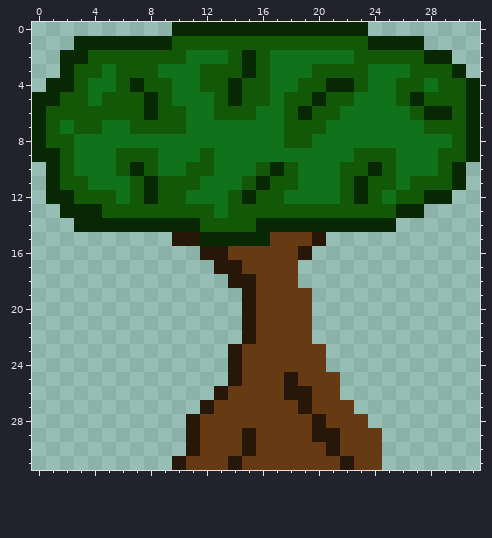
Pixel-art sprite, stored at client/res/gfx/tree/alive.png. The picture above is the old version.
The file is 32x32 pixels.
New version:
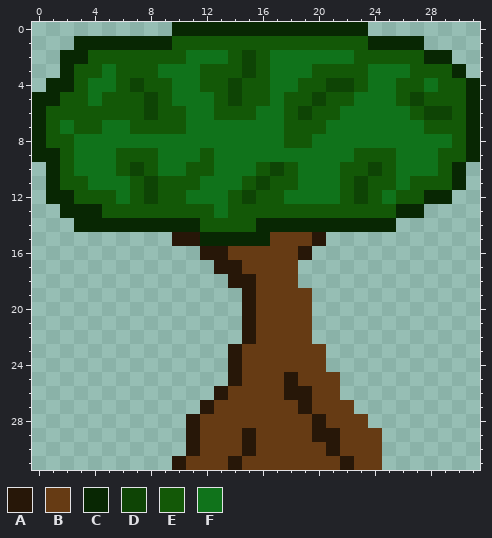
Palette (. is transparent): A #271708  B #663b14  C #082703  D #0e4405  E #135807  F #10731b
From old to new:
The author changed colour C to colour D in rows 2 to 3 at x 15; in row 4 at x 7, 14 and 21 to 22; in row 5 at x 8, 14, 20 and 27; in row 6 at x 8, 19 and 28 to 29; in row 10 at x 7, 17 and 24; in row 11 at x 8, 16 and 23.
The author changed colour C to colour D in row 12 at x 8, 15 and 23.
